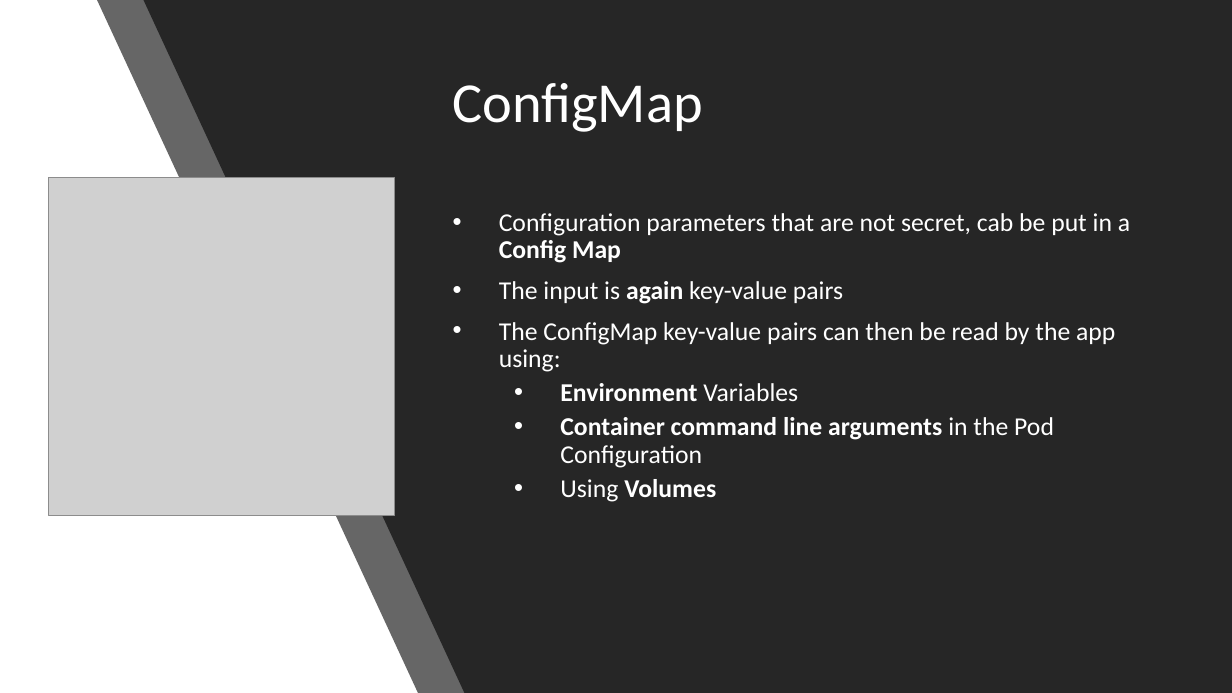
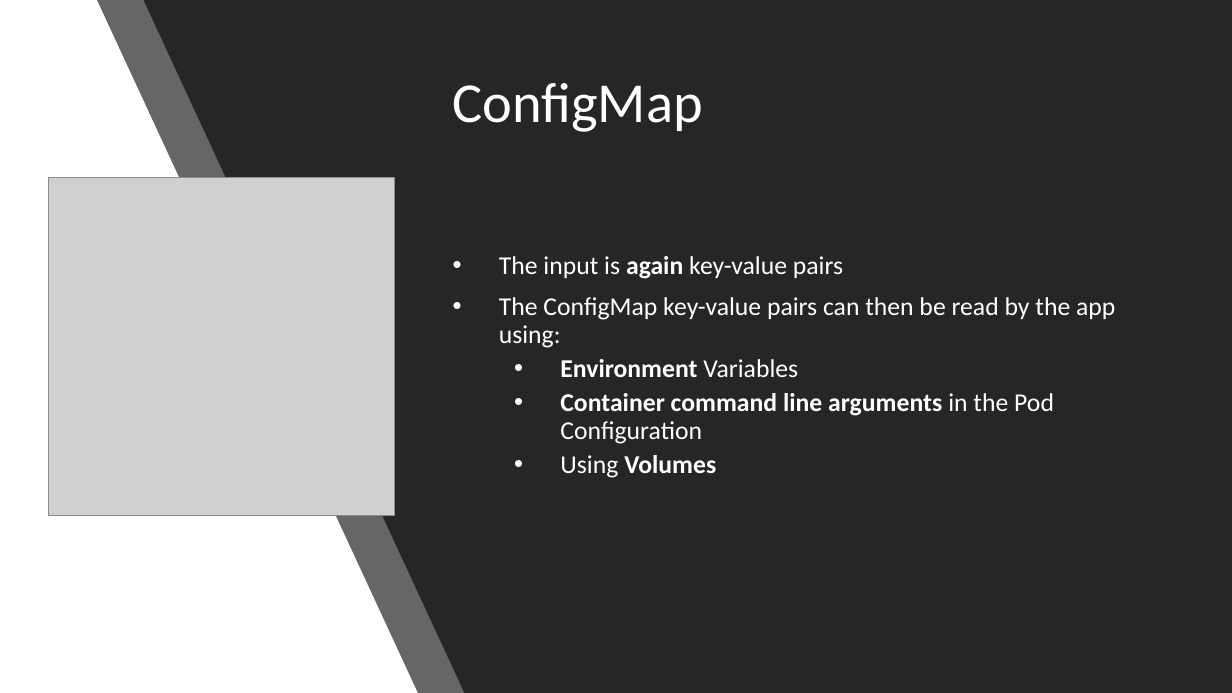
Before and after one commit to MohanRamadoss/kubernetes, a slide deck: slide 1 of 13-Config/config.pptx. Drawn at 1232x693 pixels with LibreOffice and Linux fonts; fonts in the diff are those of the drawing; grey boxes stand for pictures. Boxes give left, top, right and bottom in pixels: in the first picture for what was removed or moved away, otherwise in the second. Text is boxed around its words. In the diff, an @@ line names an element or a change of style, - is before the commit and + after.

```diff
--- a/13-Config/config.pptx
+++ b/13-Config/config.pptx
@@ text at (499,213,1130,263): paragraph removed @@
-• Configuration parameters that are not secret, cab be put in a Config Map
```
Also in this commit, not shown: 13 other files.
